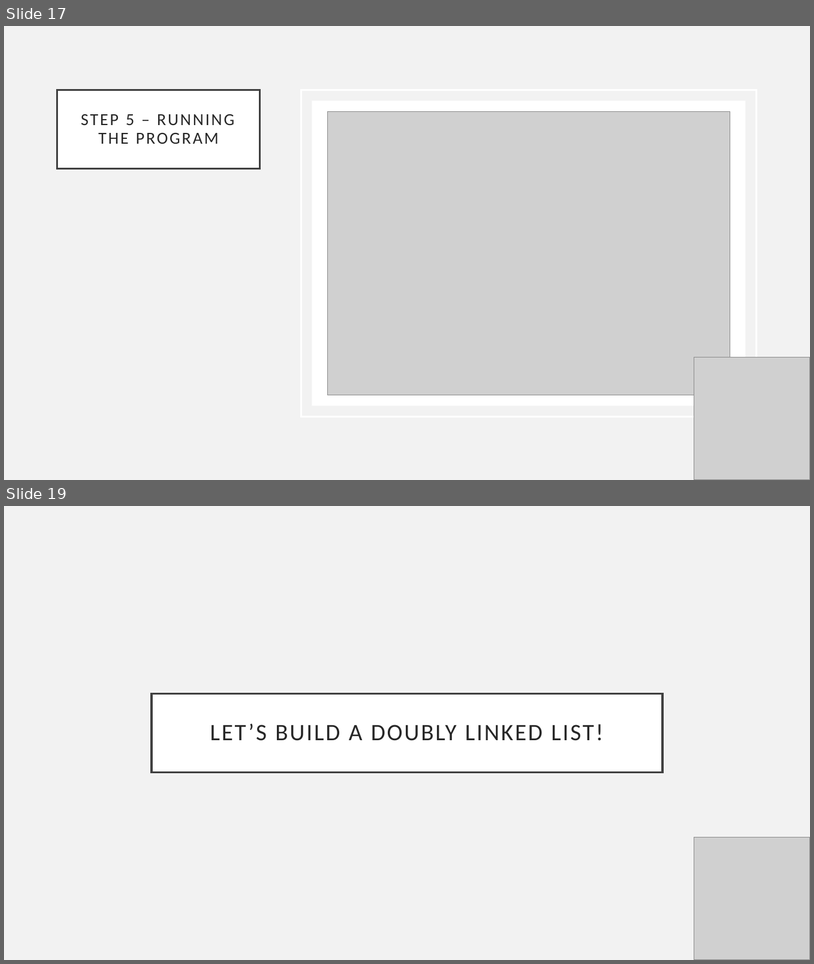
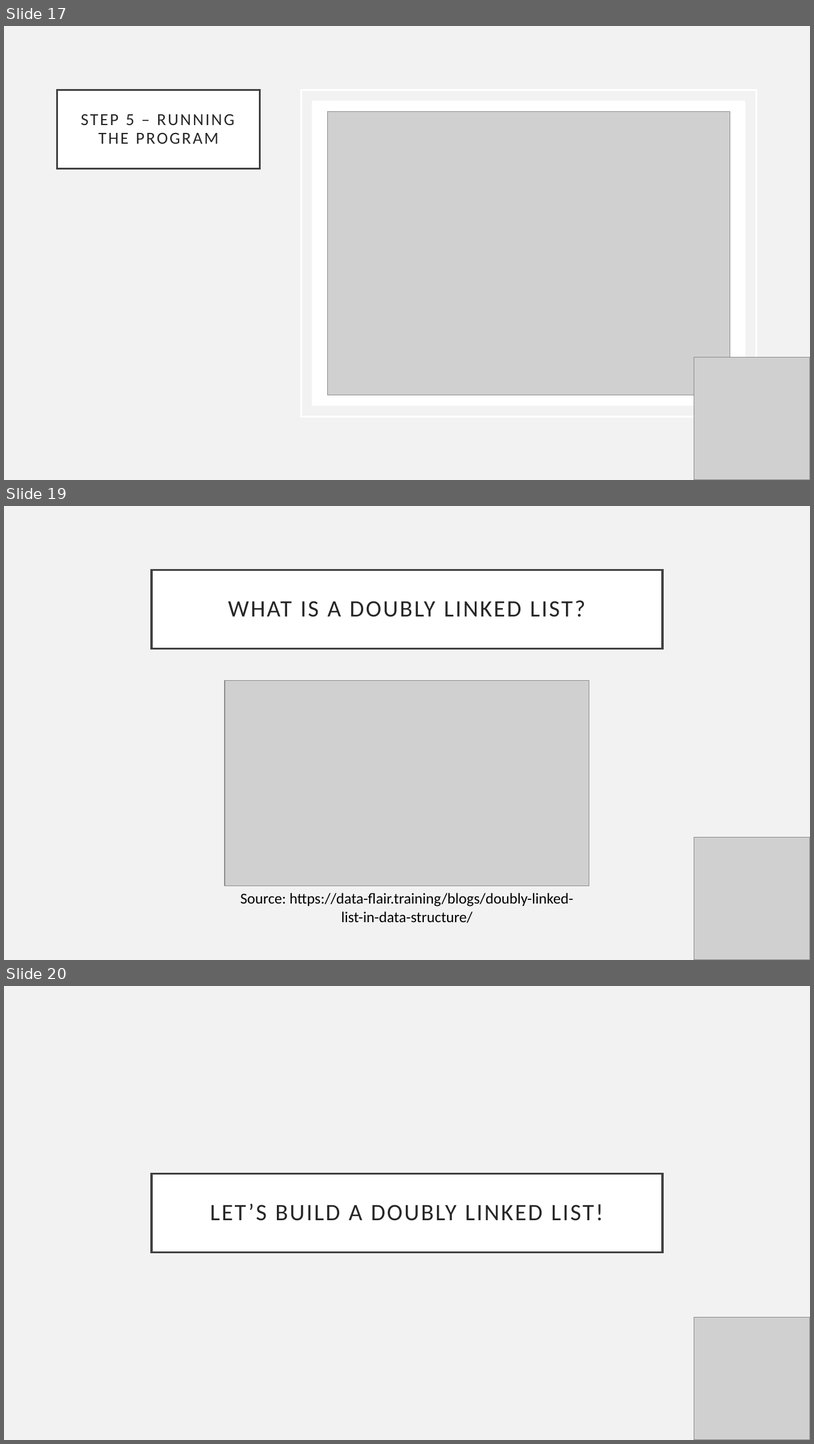
Before and after one commit to SLHCC/c-workshop, a slide deck: ppt/C Workshop.pptx. Shown one above the other, each under a label of ours: slides 17 and 19 before the commit, slides 17, 19 and 20 after it; the slides between them are not shown. The pictures are 814x964 and 814x1444 pixels, drawn with LibreOffice and Linux fonts; fonts in the diff are those of the drawing; grey boxes stand for pictures. Boxes give left, top, right and bottom in pixels: in the first picture for what was removed or moved away, otherwise in the second. Text is boxed around its words. In the diff, an @@ line names an element or a change of style, - is before the commit and + after.

```diff
--- a/ppt/C Workshop.pptx
+++ b/ppt/C Workshop.pptx
@@ slide 19 added at (x1=4, y1=506, x2=810, y2=960), background #F2F2F2 @@
@@ title added at (x1=152, y1=570, x2=663, y2=648), fill #FFFFFF, outline #404040 2.5 pt, 28 pt, text #262626 @@
+WHAT IS A DOUBLY LINKED LIST?
@@ picture added at (x1=225, y1=681, x2=590, y2=886) @@
@@ picture added at (x1=694, y1=837, x2=810, y2=960) @@
@@ text added at (x1=240, y1=892, x2=573, y2=922), 18 pt, text #000000 @@
+Source: https://data-flair.training/blogs/doubly-linked-list-in-data-structure/
@@ what was slide 19 is now slide 20 @@
```
Also in this commit, not shown: 1 slide changed, 5 other slides added, 1 other file.
